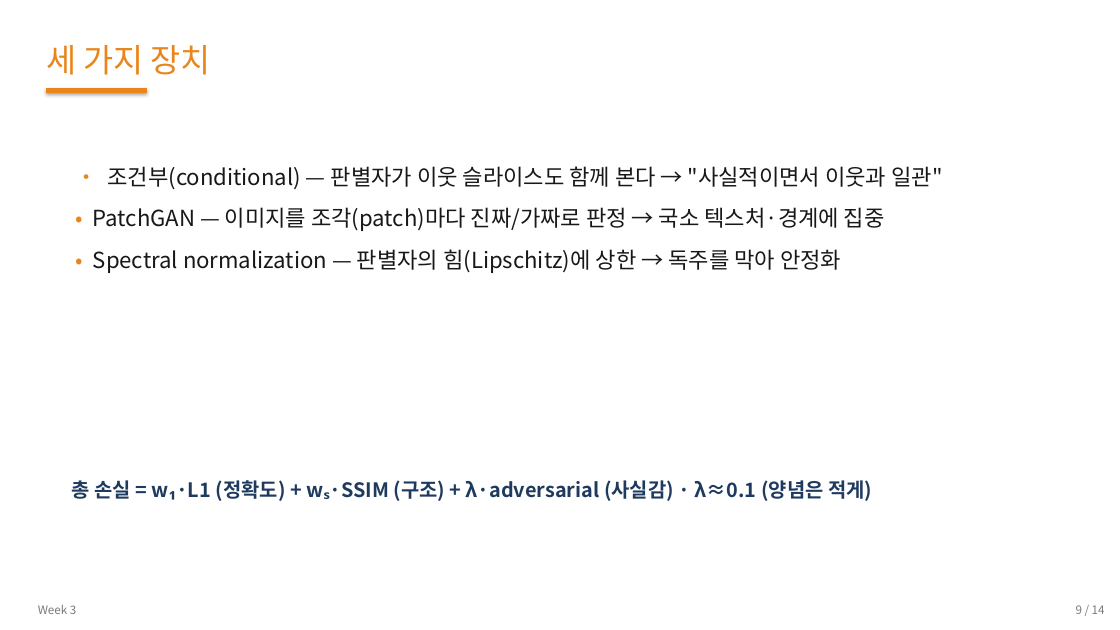
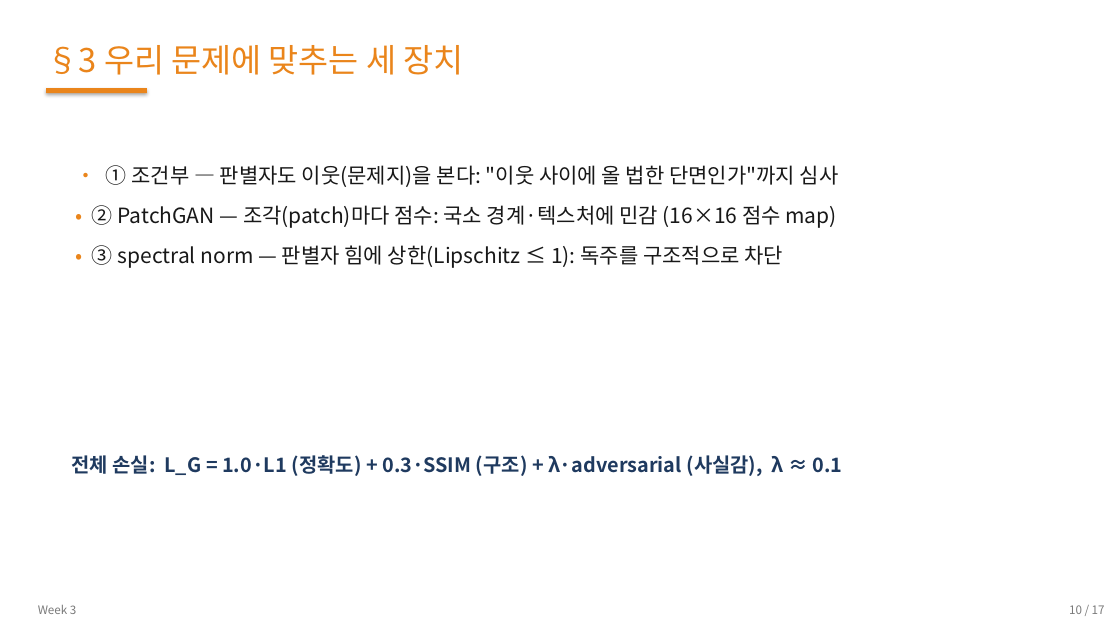
Before and after one commit to 01willy/Digital_rock_DL_Education, a slide deck: slide 10 of web/downloads/shared/w3/W3.pptx (slide 9 before the commit). Drawn at 1120x630 pixels with LibreOffice and Linux fonts; fonts in the diff are those of the drawing. Boxes give left, top, right and bottom in pixels: in the first picture for what was removed or moved away, otherwise in the second. Text is boxed around its words. In the diff, an @@ line names an element or a change of style, - is before the commit and + after.

```diff
--- a/web/downloads/shared/w3/W3.pptx
+++ b/web/downloads/shared/w3/W3.pptx
@@ text at bbox=[46, 45, 464, 75]: text changed @@
-세 가지 장치
+§3 우리 문제에 맞추는 세 장치
@@ text at bbox=[92, 165, 839, 268]: text changed; size 19 to 18 pt @@
-• 조건부(conditional) — 판별자가 이웃 슬라이스도 함께 본다 → "사실적이면서 이웃과 일관"
-• PatchGAN — 이미지를 조각(patch)마다 진짜/가짜로 판정 → 국소 텍스처·경계에 집중
-• Spectral normalization — 판별자의 힘(Lipschitz)에 상한 → 독주를 막아 안정화
+• ① 조건부 — 판별자도 이웃(문제지)을 본다: "이웃 사이에 올 법한 단면인가"까지 심사
+• ② PatchGAN — 조각(patch)마다 점수: 국소 경계·텍스처에 민감 (16×16 점수 map)
+• ③ spectral norm — 판별자 힘에 상한(Lipschitz ≤ 1): 독주를 구조적으로 차단
@@ text at bbox=[71, 455, 843, 476]: text changed @@
-총 손실 = w₁·L1 (정확도) + wₛ·SSIM (구조) + λ·adversarial (사실감) · λ≈0.1 (양념은 적게)
+전체 손실: L_G = 1.0·L1 (정확도) + 0.3·SSIM (구조) + λ·adversarial (사실감), λ ≈ 0.1
@@ text at bbox=[1069, 605, 1105, 614]: text changed @@
-9 / 14
+10 / 17
```
Also in this commit, not shown: 4 other slides changed, 12 slides added, 9 slides removed, 14 other files.
